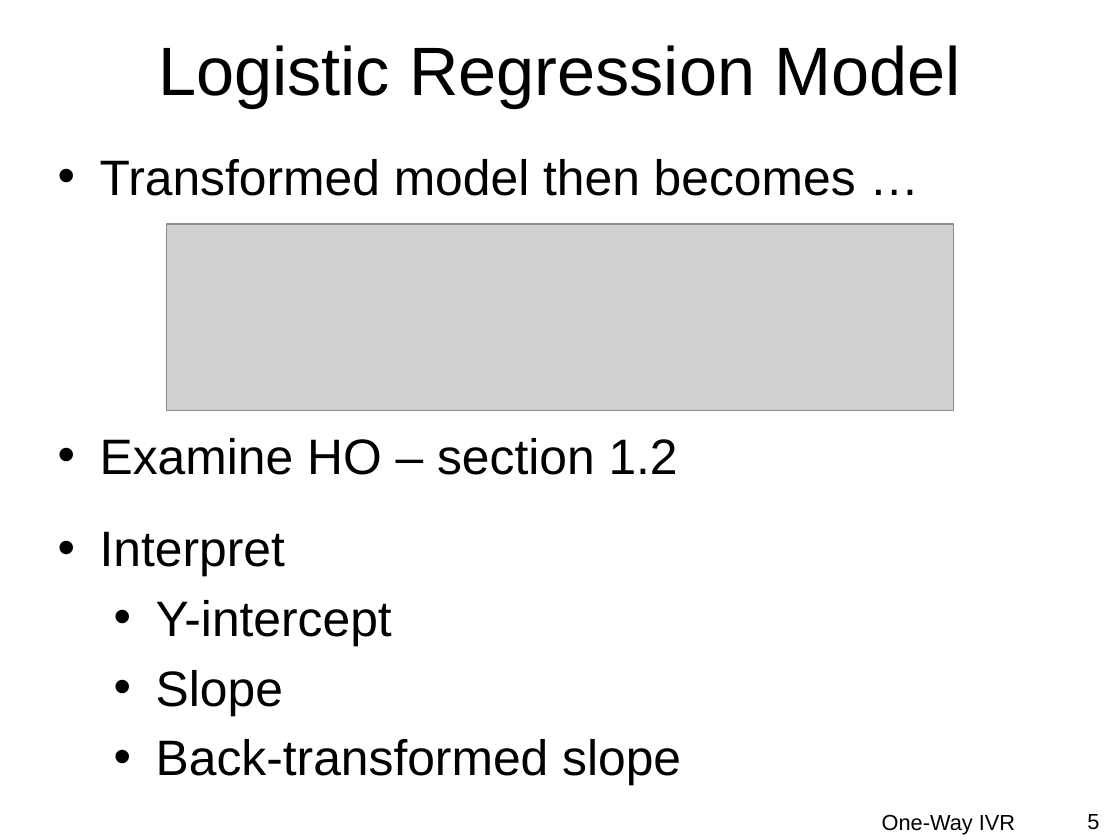
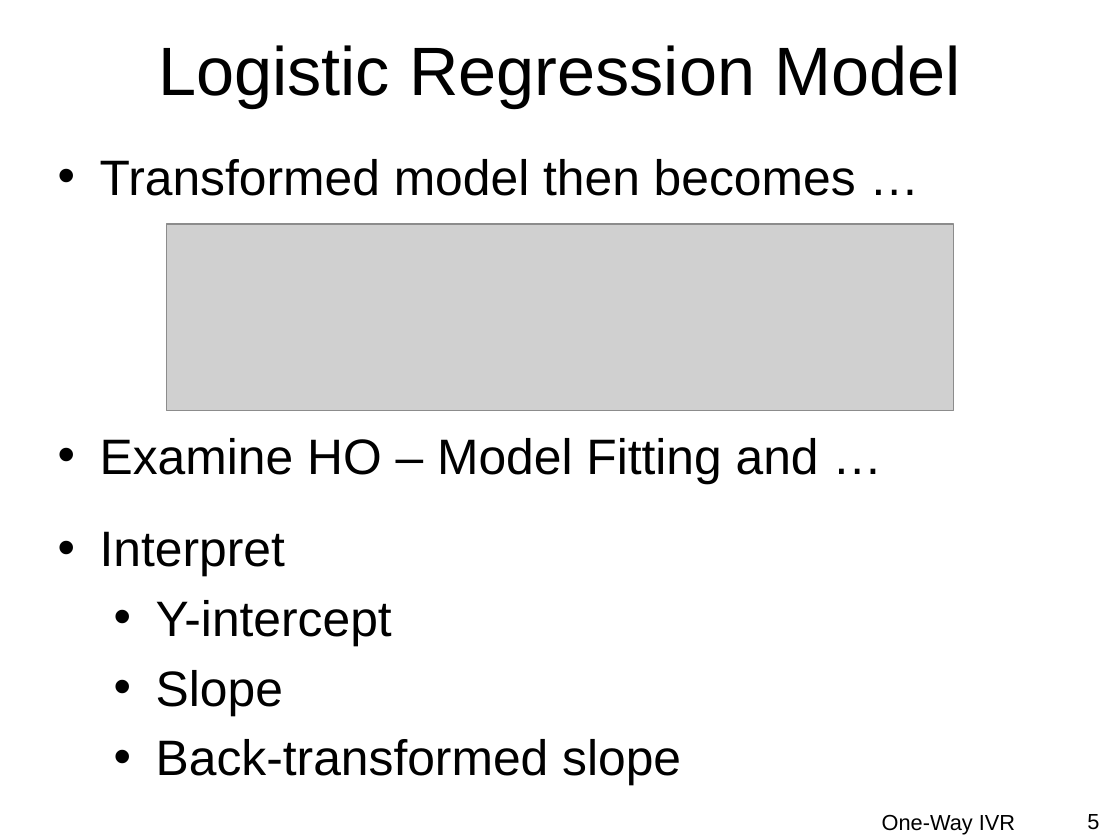
Before and after one commit to droglenc/NCMTH207, a slide deck: slide 5 of modules/LogisticRegression/PPT.pptx. Drawn at 1120x840 pixels with LibreOffice and Linux fonts; fonts in the diff are those of the drawing; grey boxes stand for pictures; background and template pictures are left out. Boxes give left, top, right and bottom in pixels: in the first picture for what was removed or moved away, otherwise in the second. Text is boxed around its words. In the diff, an @@ line names an element or a change of style, - is before the commit and + after.

Commit message:
Updating Logistic Regression Module

```diff
--- a/modules/LogisticRegression/PPT.pptx
+++ b/modules/LogisticRegression/PPT.pptx
@@ text at bbox=[100, 438, 819, 484]: text changed @@
-• Examine HO – section 1.2
+• Examine HO – Model Fitting and …
```
Also in this commit, not shown: 7 other slides changed, 12 other files.
